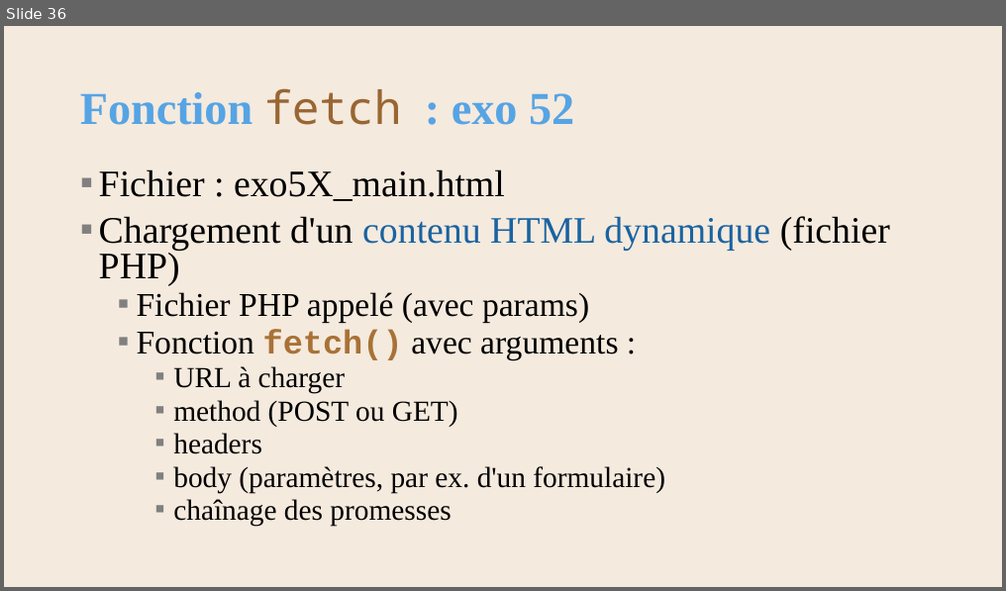
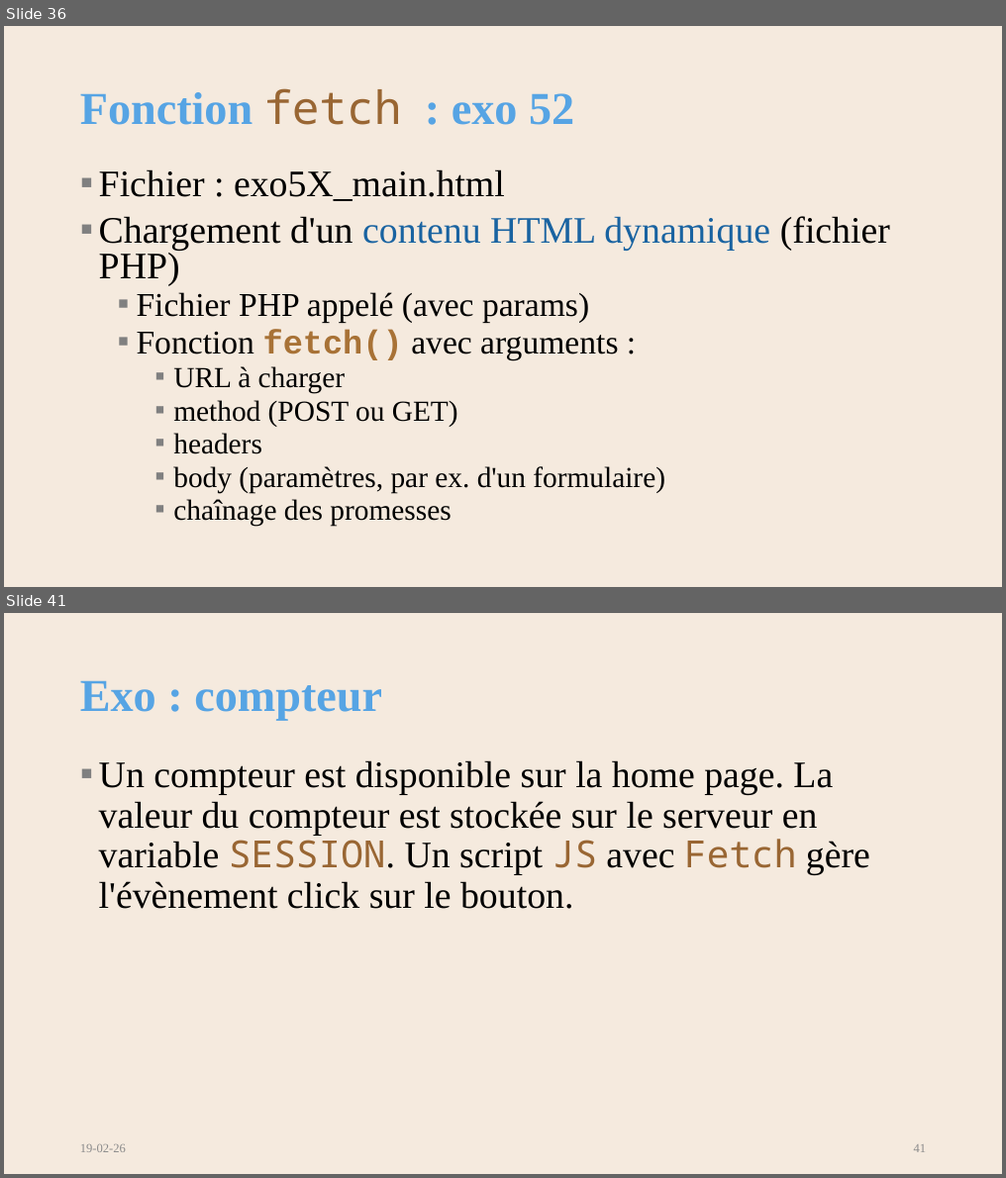
Before and after one commit to AlainWafflard/4IPW3, a slide deck: syllabus/27_requête_asynchrone/syllabus_27_async.pptx. Shown one above the other, each under a label of ours: slide 36 before the commit, slides 36 and 41 after it; the slides between them are not shown. The pictures are 1006x591 and 1006x1178 pixels, drawn with LibreOffice and Linux fonts; fonts in the diff are those of the drawing; background and template pictures are left out. Boxes give left, top, right and bottom in pixels: in the first picture for what was removed or moved away, otherwise in the second. Text is boxed around its words. In the diff, an @@ line names an element or a change of style, - is before the commit and + after.

Commit message:
2026/02/21 : - update chap 27 "async request & API" - add AWebWiz framework with Fetch

```diff
--- a/syllabus/27_requête_asynchrone/syllabus_27_async.pptx
+++ b/syllabus/27_requête_asynchrone/syllabus_27_async.pptx
@@ slide 41 added at (x1=4, y1=613, x2=1002, y2=1174), background #F5EADE @@
@@ title added at (x1=80, y1=681, x2=382, y2=721), 44 pt, text #56A4E4, bold @@
+Exo : compteur
@@ text added at (x1=99, y1=761, x2=870, y2=909), 36 pt, text #000000 @@
+▪ Un compteur est disponible sur la home page. La valeur du compteur est stockée sur le serveur en variable SESSION. Un script JS avec Fetch gère l'évènement click sur le bouton.
@@ text added at (x1=80, y1=1145, x2=126, y2=1153), 12 pt, text #8C8C8C @@
+19-02-26
@@ page number added at (x1=914, y1=1145, x2=927, y2=1153), 12 pt, text #8C8C8C @@
+41
```
Also in this commit, not shown: 11 slides changed, 19 other slides added, 48 other files.
